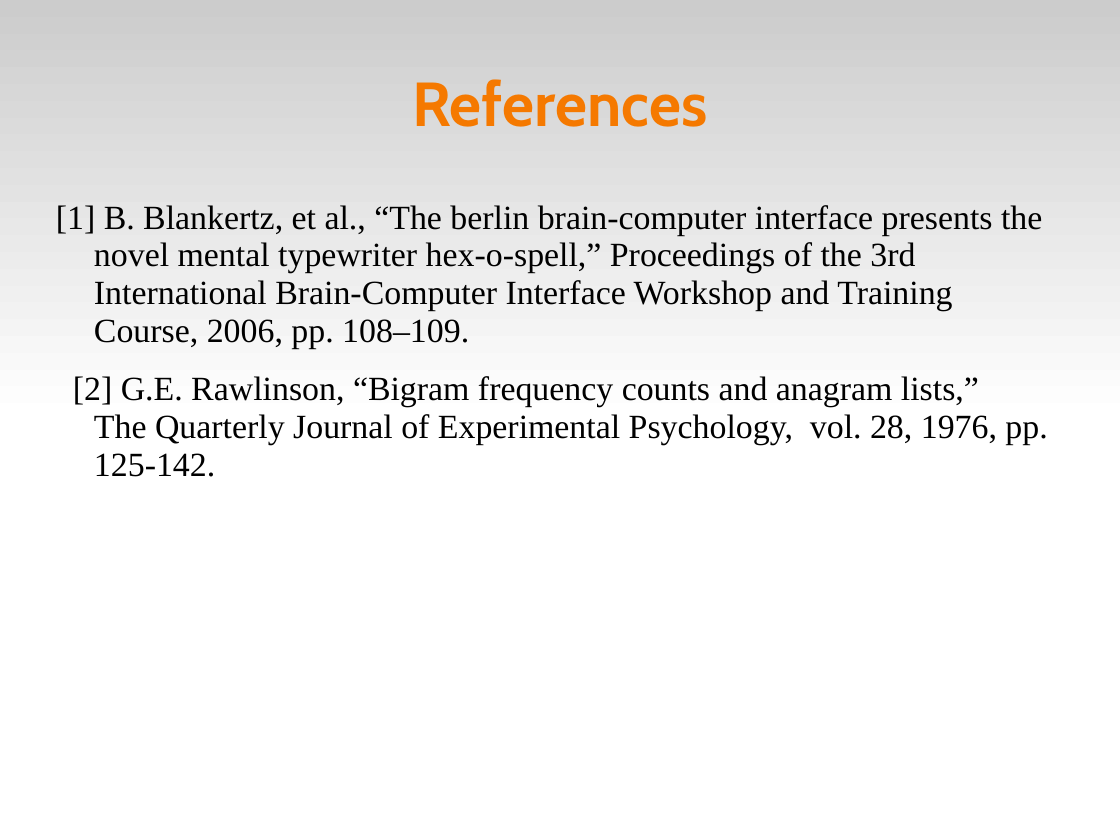
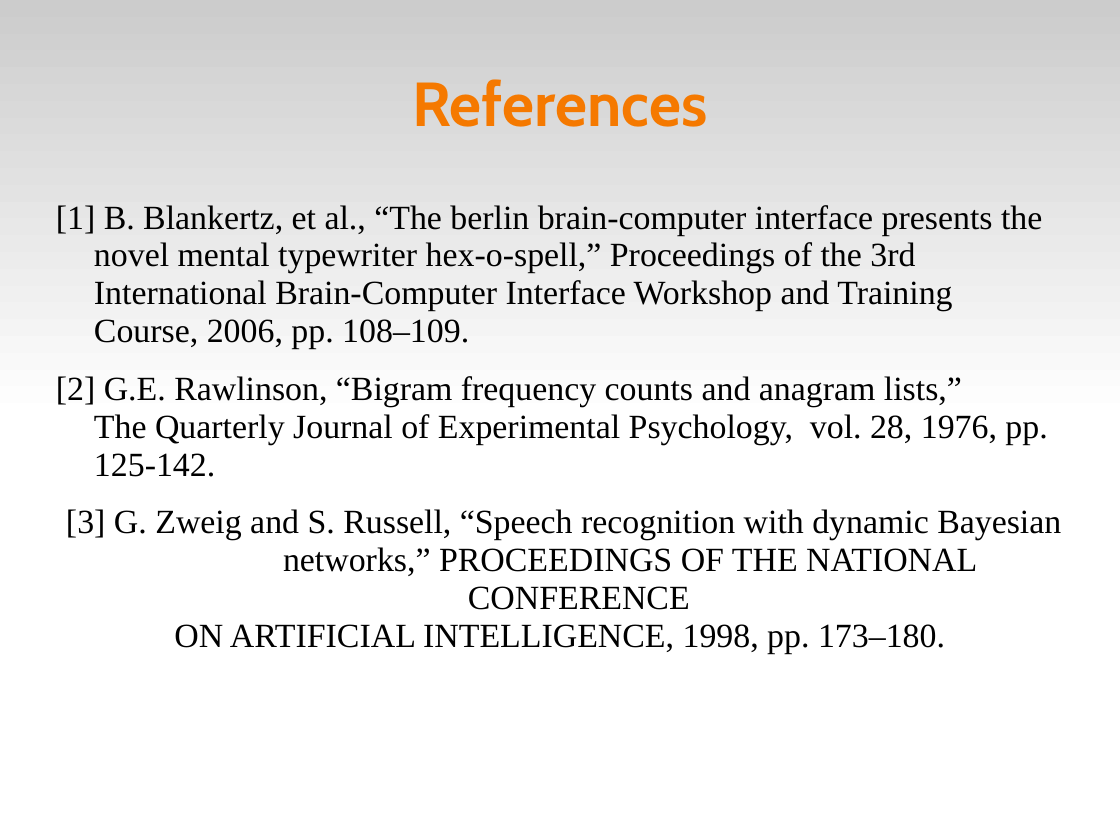
Before and after one commit to abdullah38rcc/BCI-Virtual-Keyboard, a slide deck: slide 12 of circlespell/docs/virtKey.ppt (slide 6 before the commit). Drawn at 1120x840 pixels with LibreOffice and Linux fonts; fonts in the diff are those of the drawing. Boxes give left, top, right and bottom in pixels: in the first picture for what was removed or moved away, otherwise in the second. Text is boxed around its words. In the diff, an @@ line names an element or a change of style, - is before the commit and + after.

```diff
--- a/circlespell/docs/virtKey.ppt
+++ b/circlespell/docs/virtKey.ppt
@@ subtitle at (x1=66, y1=509, x2=1061, y2=654): paragraphs added @@
+[3] G. Zweig and S. Russell, “Speech recognition with dynamic Bayesian networks,” PROCEEDINGS OF THE NATIONAL CONFERENCE
+ON ARTIFICIAL INTELLIGENCE, 1998, pp. 173–180.
```
Also in this commit, not shown: 8 other slides changed, 3 slides added.
